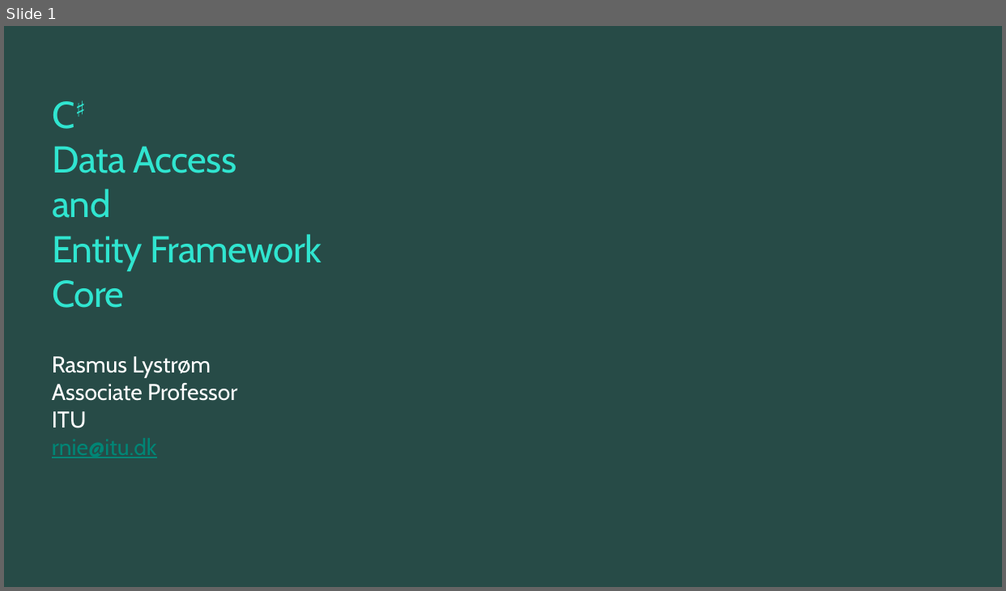
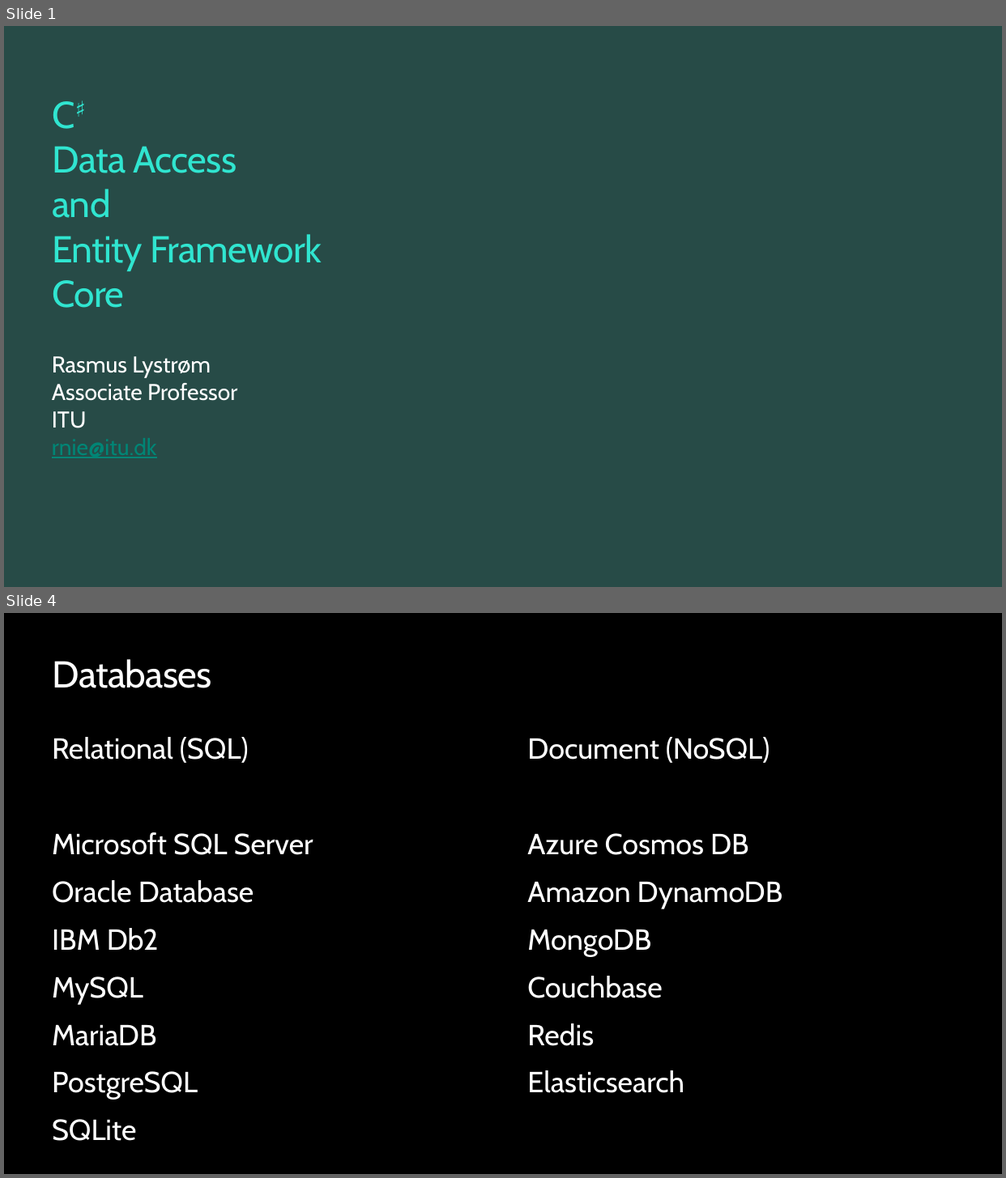
Before and after one commit to ondfisk/BDSA2020, a slide deck: Slides/Lecture04 - Data Access and Entity Framework Core.pptx. Shown one above the other, each under a label of ours: slide 1 before the commit, slides 1 and 4 after it; the slides between them are not shown. The pictures are 1006x591 and 1006x1178 pixels, drawn with LibreOffice and Linux fonts; fonts in the diff are those of the drawing; background and template pictures are left out. Boxes give left, top, right and bottom in pixels: in the first picture for what was removed or moved away, otherwise in the second. Text is boxed around its words. In the diff, an @@ line names an element or a change of style, - is before the commit and + after.

```diff
--- a/Slides/Lecture04 - Data Access and Entity Framework Core.pptx
+++ b/Slides/Lecture04 - Data Access and Entity Framework Core.pptx
@@ slide 4 added at (4,613,1002,1174), background #000000 @@
@@ title added at (52,659,211,688), 36 pt, text #FFFFFF @@
+Databases
@@ text added at (52,737,313,1141), 28 pt, text #FFFFFF @@
+Relational (SQL)
+Microsoft SQL Server
+Oracle Database
+IBM Db2
+MySQL
+MariaDB
+PostgreSQL
+SQLite
@@ text added at (527,737,783,1093), 28 pt, text #FFFFFF @@
+Document (NoSQL)
+Azure Cosmos DB
+Amazon DynamoDB
+MongoDB
+Couchbase
+Redis
+Elasticsearch
```
Also in this commit, not shown: 1 slide changed, 4 other slides added, 2 slides removed, 12 other files.
